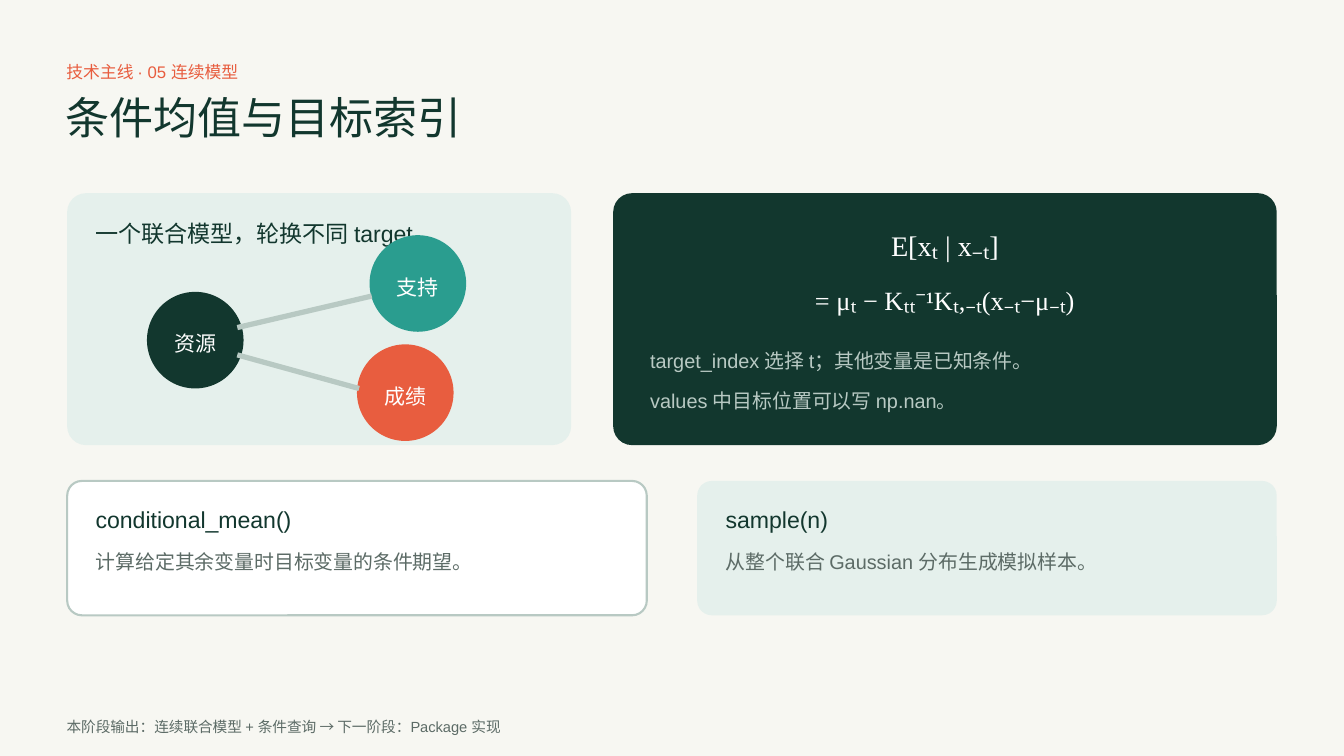
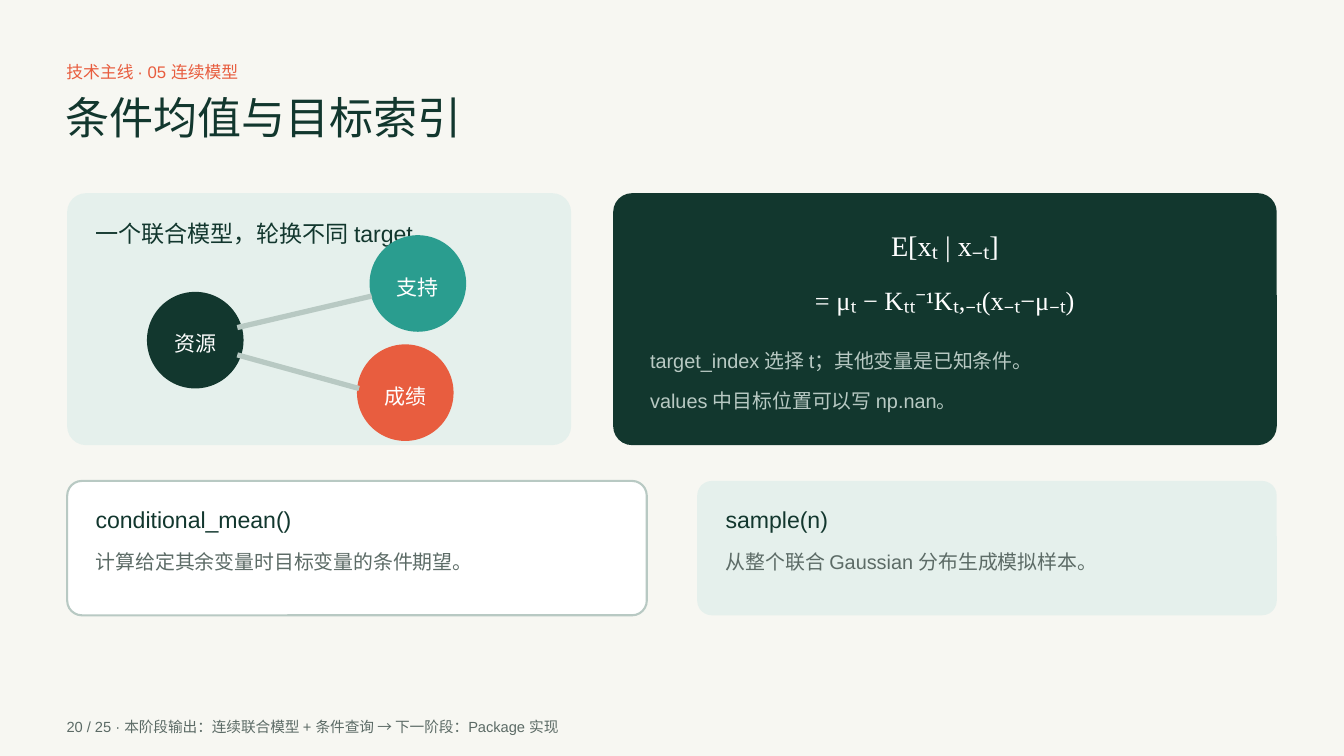
Before and after one commit to sqsssq/edu-analysis, a slide deck: slide 20 of output/pptx/learnenergy-foundations-technical-report-cn-v2.pptx (slide 25 before the commit). Drawn at 1344x756 pixels with LibreOffice and Linux fonts; fonts in the diff are those of the drawing. Boxes give left, top, right and bottom in pixels: in the first picture for what was removed or moved away, otherwise in the second. Text is boxed around its words. In the diff, an @@ line names an element or a change of style, - is before the commit and + after.

```diff
--- a/output/pptx/learnenergy-foundations-technical-report-cn-v2.pptx
+++ b/output/pptx/learnenergy-foundations-technical-report-cn-v2.pptx
@@ text at (67, 719, 558, 735): text changed @@
-本阶段输出：连续联合模型 + 条件查询 → 下一阶段：Package 实现
+20 / 25 · 本阶段输出：连续联合模型 + 条件查询 → 下一阶段：Package 实现
```
Also in this commit, not shown: 19 other slides changed, 5 slides added, 10 slides removed.
